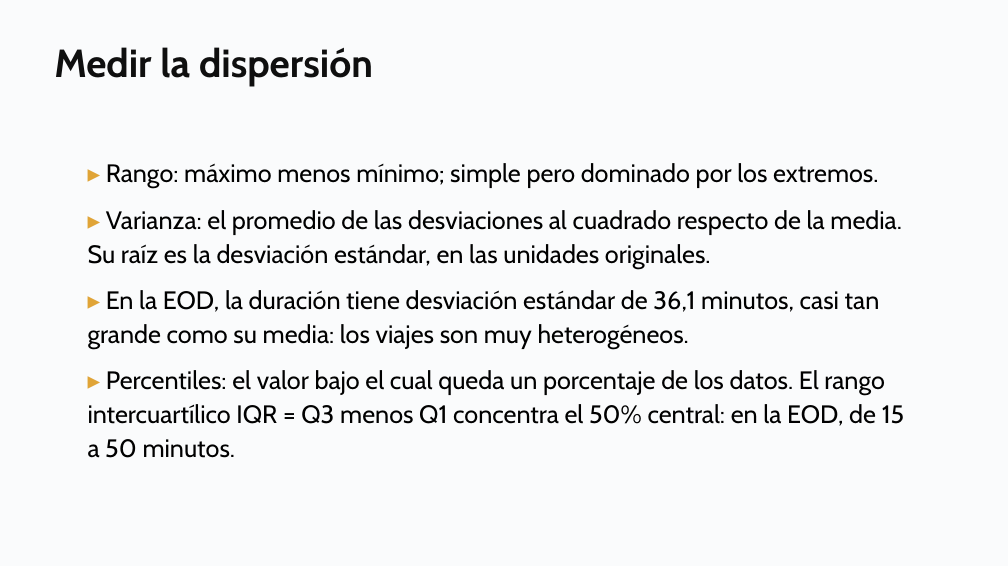
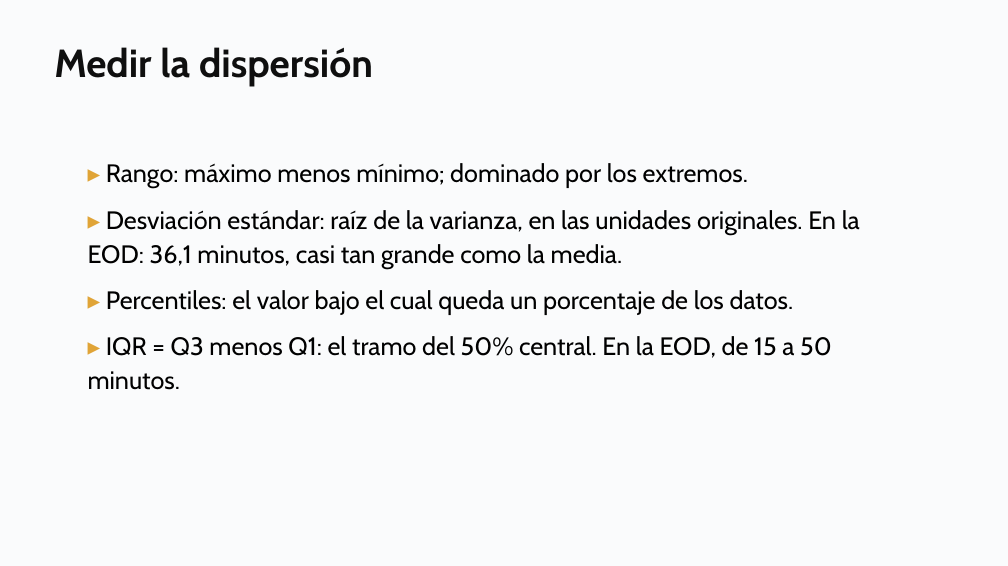
Before and after one commit to daniopitz/diplomado-cdd, a slide deck: slide 9 of presentaciones/clase02_eda_descriptiva.pptx. Drawn at 1008x566 pixels with LibreOffice and Linux fonts; fonts in the diff are those of the drawing. Boxes give left, top, right and bottom in pixels: in the first picture for what was removed or moved away, otherwise in the second. Text is boxed around its words. In the diff, an @@ line names an element or a change of style, - is before the commit and + after.

```diff
--- a/presentaciones/clase02_eda_descriptiva.pptx
+++ b/presentaciones/clase02_eda_descriptiva.pptx
@@ text at (88, 163, 860, 390): text changed @@
-▸ Rango: máximo menos mínimo; simple pero dominado por los extremos.
-▸ Varianza: el promedio de las desviaciones al cuadrado respecto de la media. Su raíz es la desviación estándar, en las unidades originales.
-▸ En la EOD, la duración tiene desviación estándar de 36,1 minutos, casi tan grande como su media: los viajes son muy heterogéneos.
-▸ Percentiles: el valor bajo el cual queda un porcentaje de los datos. El rango intercuartílico IQR = Q3 menos Q1 concentra el 50% central: en la EOD, de 15 a 50 minutos.
+▸ Rango: máximo menos mínimo; dominado por los extremos.
+▸ Desviación estándar: raíz de la varianza, en las unidades originales. En la EOD: 36,1 minutos, casi tan grande como la media.
+▸ Percentiles: el valor bajo el cual queda un porcentaje de los datos.
+▸ IQR = Q3 menos Q1: el tramo del 50% central. En la EOD, de 15 a 50 minutos.
```
Also in this commit, not shown: 5 other slides changed, 2 slides added, 1 other file.
